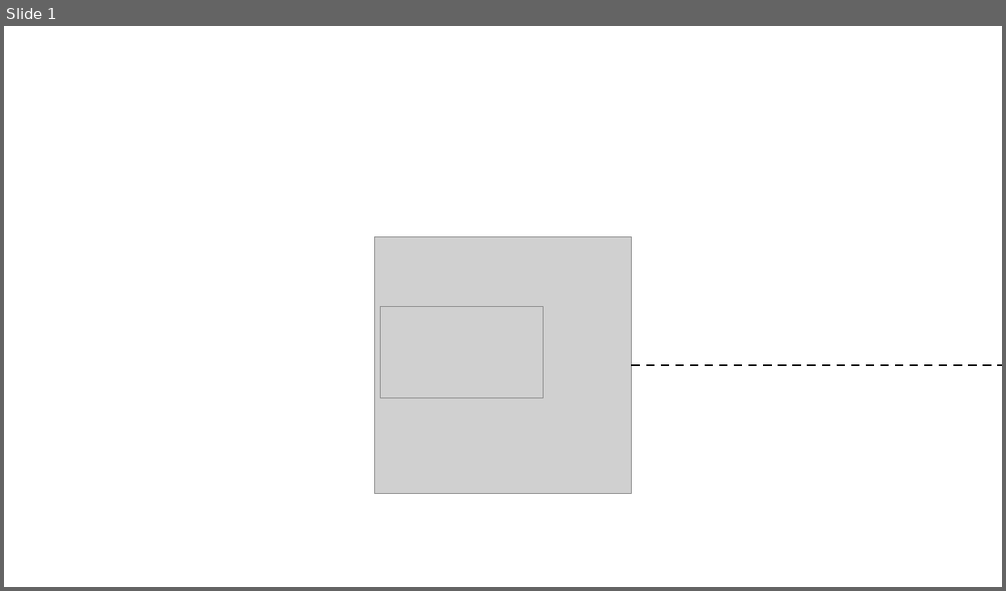
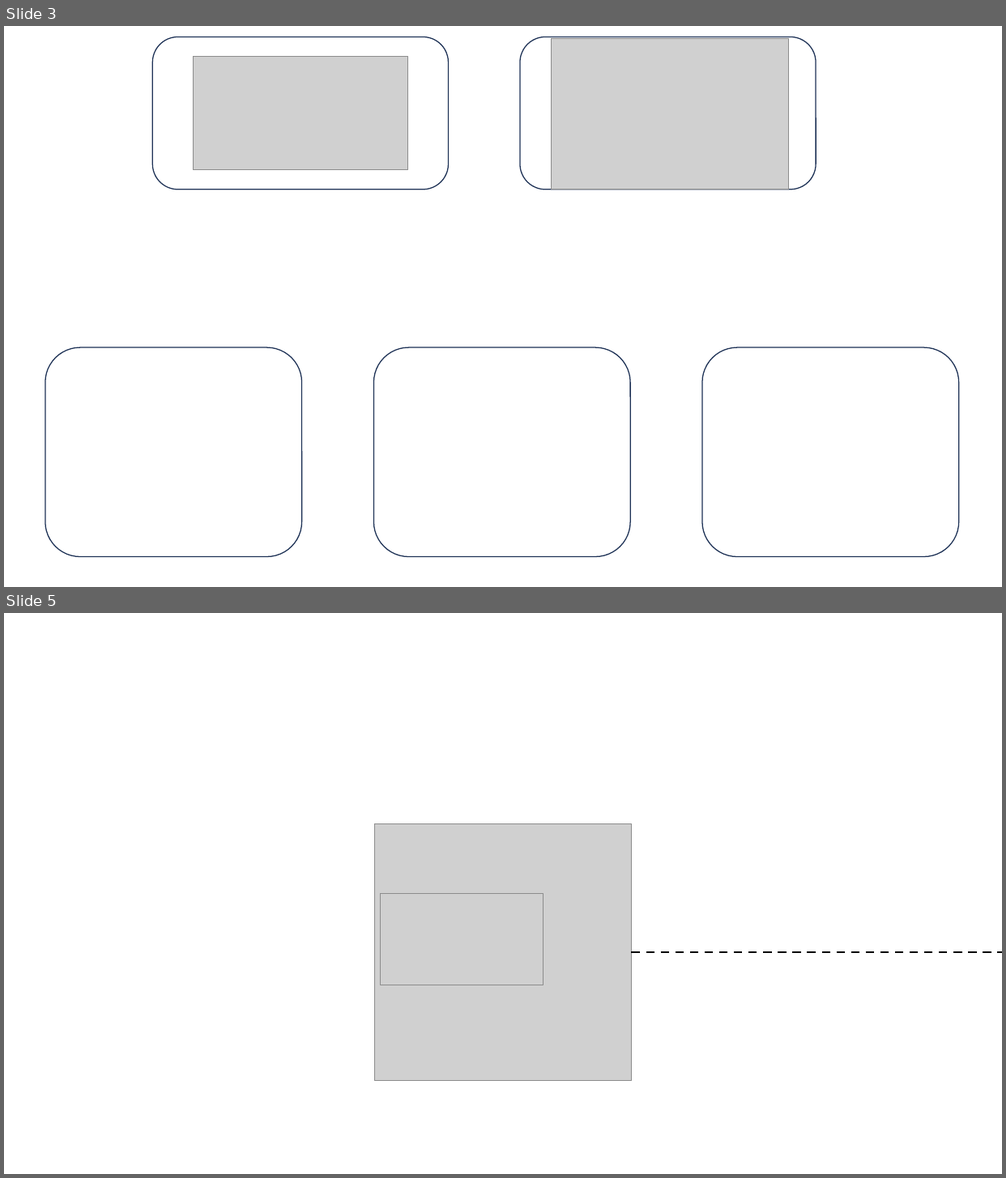
Before and after one commit to Balagaro/FileUp, a slide deck: workshop III..pptx. Shown one above the other, each under a label of ours: slide 1 before the commit, slides 3 and 5 after it; the slides between them are not shown. The pictures are 1006x591 and 1006x1178 pixels, drawn with LibreOffice and Linux fonts; fonts in the diff are those of the drawing; grey boxes stand for pictures; background and template pictures are left out. Boxes give left, top, right and bottom in pixels: in the first picture for what was removed or moved away, otherwise in the second. Text is boxed around its words. In the diff, an @@ line names an element or a change of style, - is before the commit and + after.

```diff
--- a/workshop III..pptx
+++ b/workshop III..pptx
@@ slide 3 added at box(4, 26, 1002, 587), background picture (left out) @@
@@ rounded rectangle added at box(152, 37, 448, 190), fill #FFFFFF, outline #1E3256 1 pt @@
@@ rounded rectangle added at box(520, 37, 816, 190), fill #FFFFFF, outline #1E3256 1 pt @@
@@ picture added at box(552, 39, 790, 189) @@
@@ picture added at box(194, 57, 408, 170) @@
@@ rounded rectangle added at box(45, 348, 302, 557), fill #FFFFFF, outline #1E3256 1 pt @@
@@ rounded rectangle added at box(374, 348, 631, 557), fill #FFFFFF, outline #1E3256 1 pt @@
@@ rounded rectangle added at box(702, 348, 959, 557), fill #FFFFFF, outline #1E3256 1 pt @@
@@ what was slide 1 is now slide 5 @@
```
Also in this commit, not shown: 3 other slides added.
